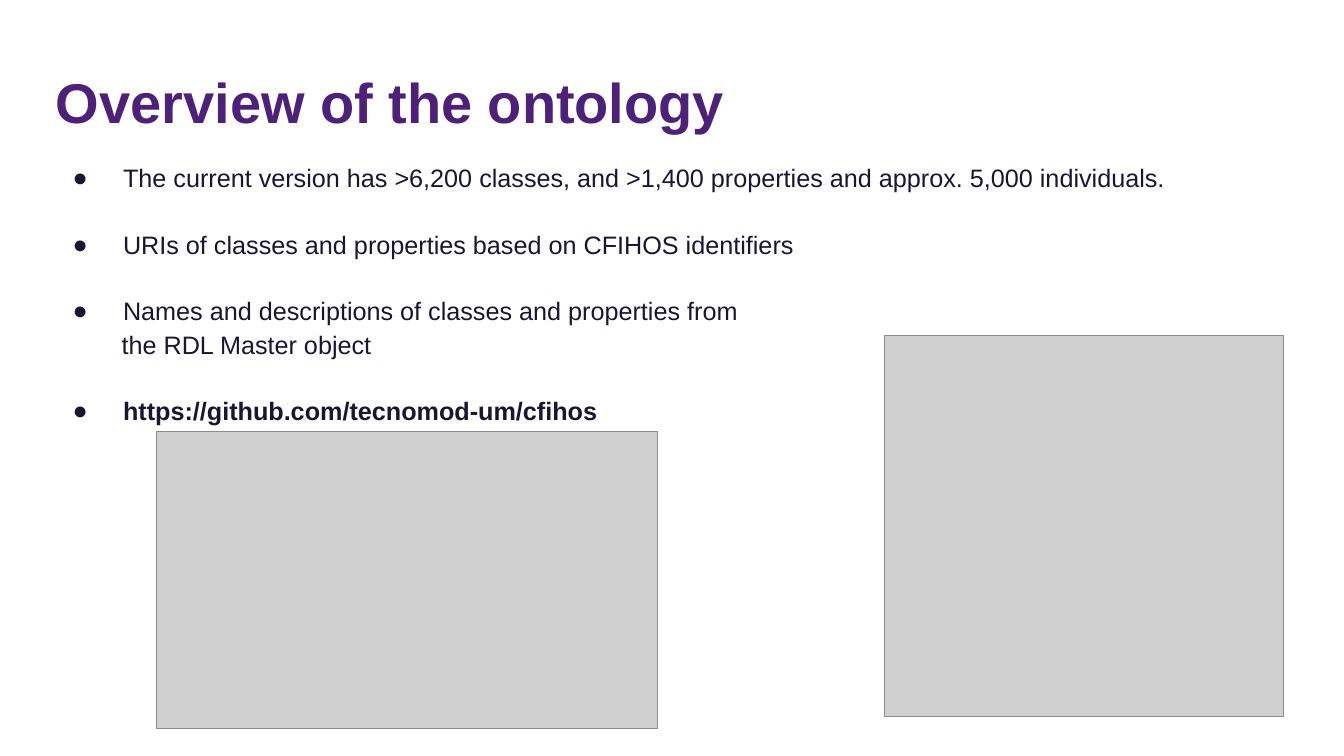
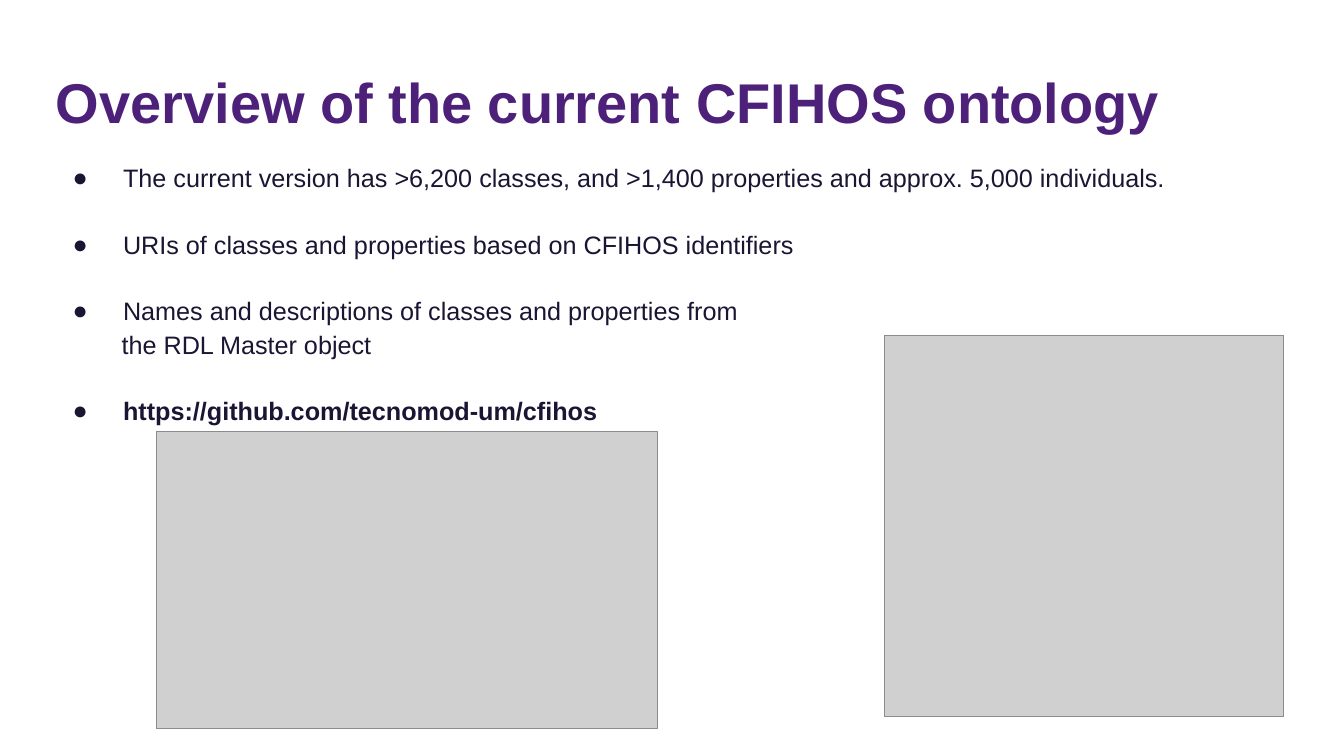
Before and after one commit to tecnomod-um/cfihos, a slide deck: slide 13 of docs/cfihos-ontology.pptx. Drawn at 1344x756 pixels with LibreOffice and Linux fonts; fonts in the diff are those of the drawing; grey boxes stand for pictures. Boxes give left, top, right and bottom in pixels: in the first picture for what was removed or moved away, otherwise in the second. Text is boxed around its words. In the diff, an @@ line names an element or a change of style, - is before the commit and + after.

```diff
--- a/docs/cfihos-ontology.pptx
+++ b/docs/cfihos-ontology.pptx
@@ title at bbox=[56, 82, 1159, 133]: text changed @@
-Overview of the ontology
+Overview of the current CFIHOS ontology
```
Also in this commit, not shown: 9 other slides changed.
